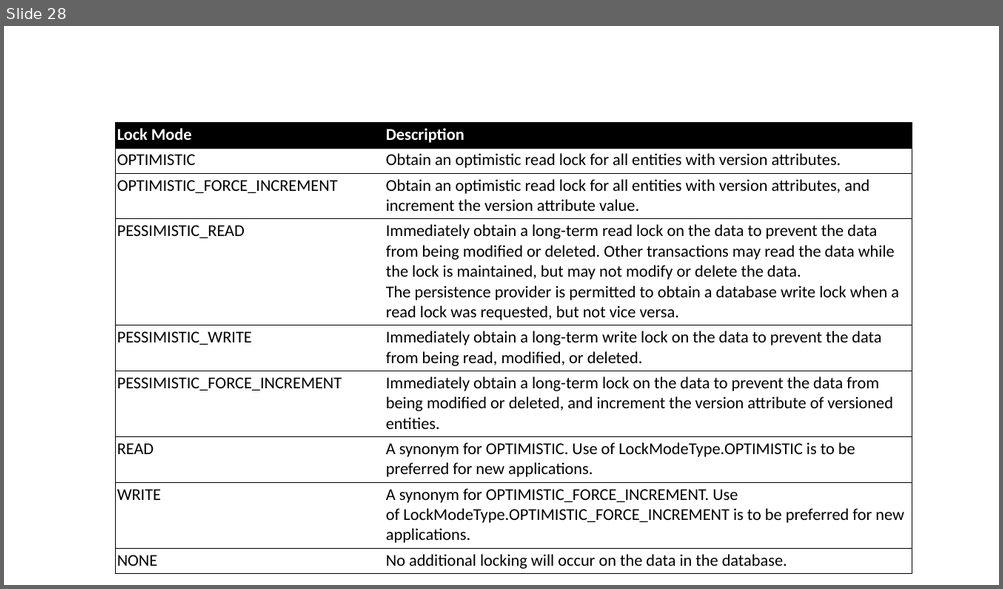
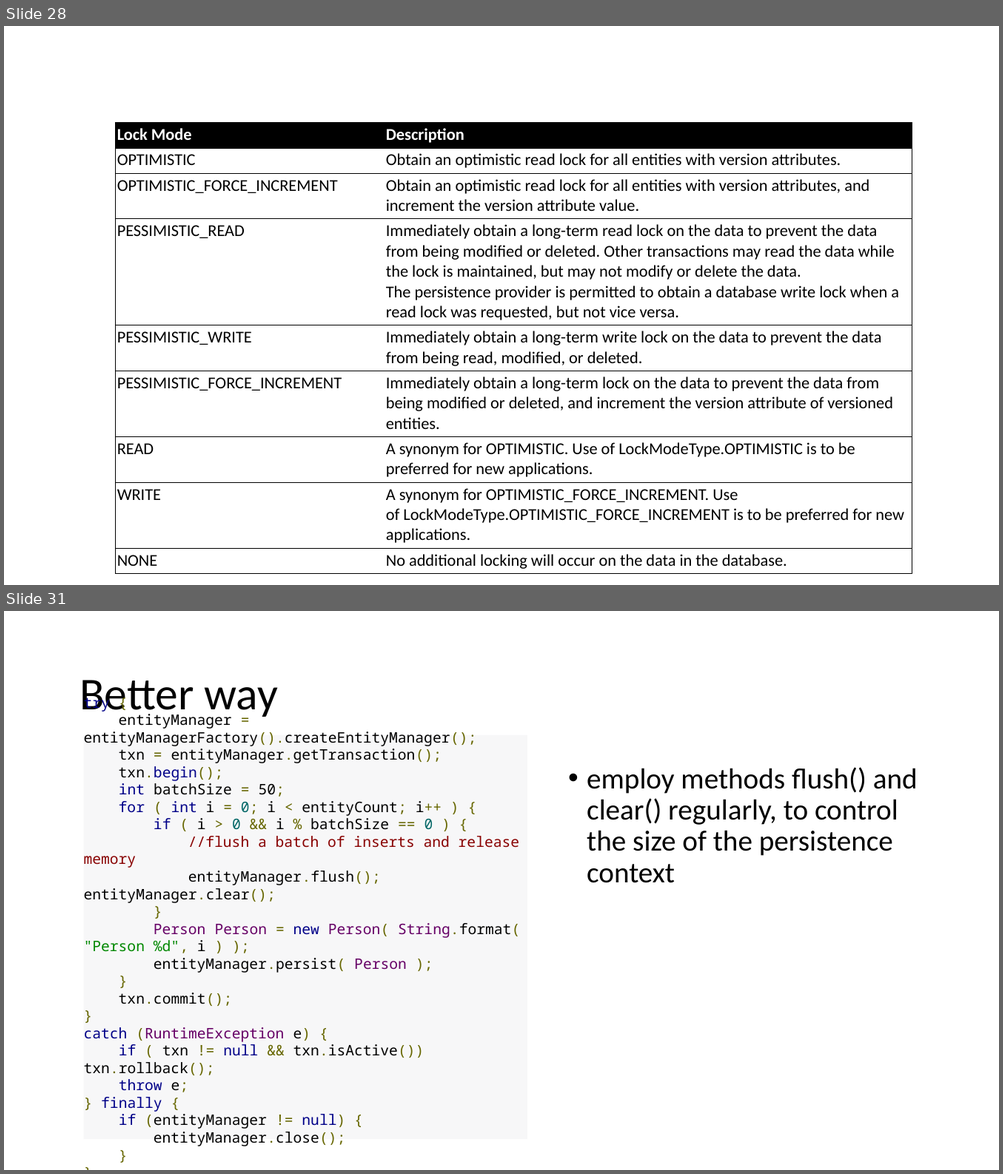
Before and after one commit to lawren43/mytest-repo, a slide deck: test-springmvc/doc/2.JPA Programming.pptx. Shown one above the other, each under a label of ours: slide 28 before the commit, slides 28 and 31 after it; the slides between them are not shown. The pictures are 1003x589 and 1003x1174 pixels, drawn with LibreOffice and Linux fonts; fonts in the diff are those of the drawing. Boxes give left, top, right and bottom in pixels: in the first picture for what was removed or moved away, otherwise in the second. Text is boxed around its words. In the diff, an @@ line names an element or a change of style, - is before the commit and + after.

Commit message:
update

```diff
--- a/test-springmvc/doc/2.JPA Programming.pptx
+++ b/test-springmvc/doc/2.JPA Programming.pptx
@@ slide 31 added at (4,611,999,1170), background #FFFFFF @@
@@ title added at (79,680,279,721), 44 pt, text #000000 @@
+Better way
@@ rectangle added at (84,735,527,1140), fill #F7F7F8, 14 pt, text #000000 @@
+try {
+entityManager = entityManagerFactory().createEntityManager();
+txn = entityManager.getTransaction();
+txn.begin();
+int batchSize = 50;
+for ( int i = 0; i < entityCount; i++ ) {
+if ( i > 0 && i % batchSize == 0 ) {
+//flush a batch of inserts and release memory
+entityManager.flush(); entityManager.clear();
+}
+Person Person = new Person( String.format( "Person %d", i ) );
+entityManager.persist( Person );
+}
+txn.commit();
+}
+catch (RuntimeException e) {
+if ( txn != null && txn.isActive()) txn.rollback();
+throw e;
+} finally {
+if (entityManager != null) {
+entityManager.close();
+}
+}
@@ text added at (586,767,917,883), 28 pt, text #000000 @@
+• employ methods flush() and clear() regularly, to control the size of the persistence context
```
Also in this commit, not shown: 2 other slides added.
